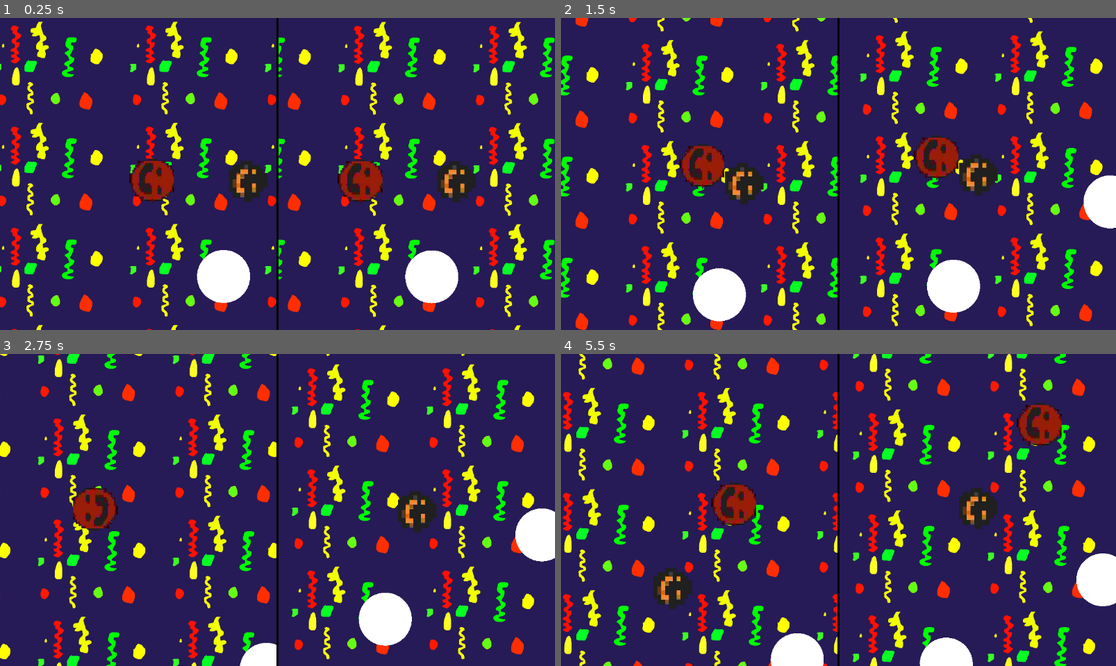
Above: before the commit, frames 1-4 (two rows, left to right).
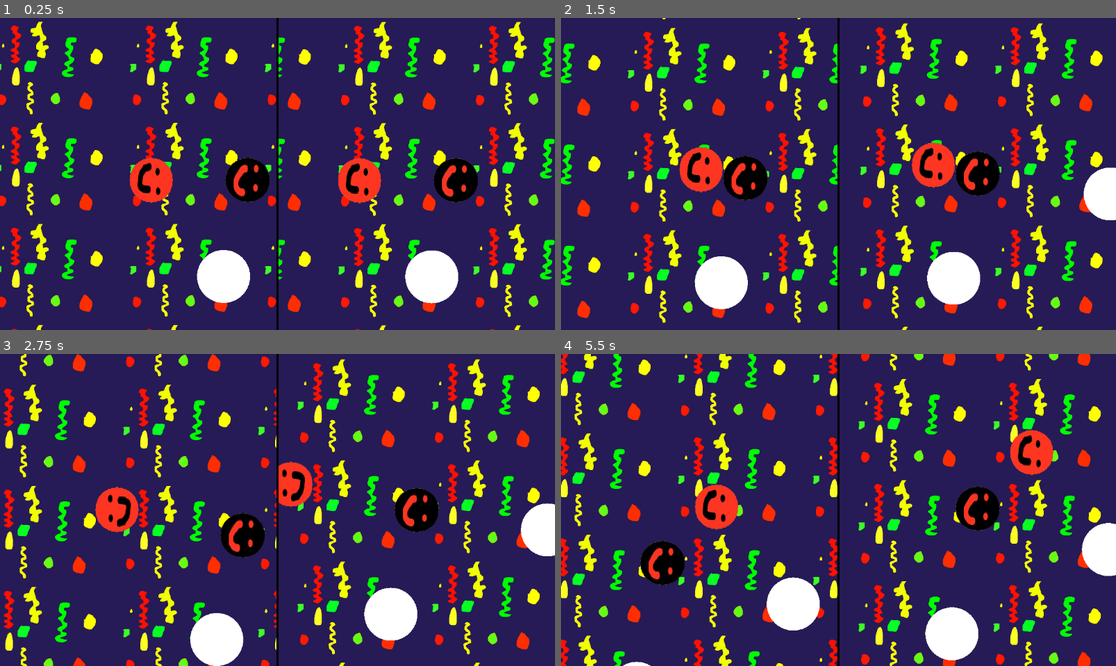
Above: after the commit, the same moments.

Repository: real-chicken-master/GDD112TempName
Game: Godot game, scene res://UI/splitscreen.tscn
Two runs of this game, one before a commit and one after it. Both use one fixed random seed, a clock stepped at 60 frames per second and the inputs below.
Inputs:
- Up to frame 1 (0.25 s): no input
- Up to frame 2 (1.5 s): hold D (right1) from 0.53 s (still down); tap Up (up2) at 0.6 s; tap W (up1) at 0.77, 0.8, 1.07, 1.35 s
- Up to frame 3 (2.75 s): tap W (up1) at 1.52, 1.82, 2.3 s; tap Up (up2) at 1.55 s; release D (right1) at 2.03 s; hold A (left1) from 2.03 s (still down); tap Down (down2) at 2.1 s
- Up to frame 4 (5.5 s): release A (left1) at 2.78 s; hold D (right1) 2.78-4.28 s; tap Left (left2) at 2.85 s; tap W (up1) at 3.02, 3.32, 3.77, 3.8, 4.07, 4.52, 4.82, 5.3 s; tap Up (up2) at 3.05, 4.35, 5.1 s; tap Right (right2) at 3.6 s; hold A (left1) 4.28-5.03 s; hold D (right1) from 5.03 s (still down)

The runs differ from the first frame. In frame 1, 3.7% of the frame differs, in the area x 23-87%, y 44-60%; in frame 2, 22%; in frame 3, 27%; in frame 4, 33%, in the area x 0-100%, y 0-100%.
Error before the commit: Parse Error: Expected expression for variable initial value after "=". (res://Minigames/bullet)

Commit message:
platfromer miniplatrofem

Diff:
--- a/Minigames/bullet hell/bullet_hell.gd
+++ b/Minigames/bullet hell/bullet_hell.gd
@@ -1,6 +1,6 @@
 extends Node2D
 
-var bullets =
+#var bullets =
 
 
 func _ready():
--- a/Minigames/platformer/platformer.tscn
+++ b/Minigames/platformer/platformer.tscn
@@ -739,48 +739,79 @@
 0:0/0/physics_layer_1/angular_velocity = 0.0
 0:0/0/physics_layer_1/polygon_0/points = PackedVector2Array(-10, 1, -9, 0, 43.8406, 100, -52.3259, 100)
 
+[sub_resource type="TileSetAtlasSource" id="TileSetAtlasSource_cwmte"]
+texture = ExtResource("1_kjxtr")
+texture_region_size = Vector2i(200, 100)
+0:0/0 = 0
+0:0/0/physics_layer_0/linear_velocity = Vector2(0, 0)
+0:0/0/physics_layer_0/angular_velocity = 0.0
+0:0/0/physics_layer_0/polygon_0/points = PackedVector2Array(-100, -100, 100, -100, 100, 100, -100, 100)
+0:0/0/physics_layer_1/linear_velocity = Vector2(0, 0)
+0:0/0/physics_layer_1/angular_velocity = 0.0
+0:1/0 = 0
+0:1/0/physics_layer_0/linear_velocity = Vector2(0, 0)
+0:1/0/physics_layer_0/angular_velocity = 0.0
+0:1/0/physics_layer_0/polygon_0/points = PackedVector2Array(-100, -100, 100, -100, 100, 100, -100, 100)
+0:1/0/physics_layer_1/linear_velocity = Vector2(0, 0)
+0:1/0/physics_layer_1/angular_velocity = 0.0
+
 [sub_resource type="TileSet" id="TileSet_ncqxv"]
 tile_size = Vector2i(200, 200)
 physics_layer_0/collision_layer = 4
 physics_layer_1/collision_layer = 8
 sources/0 = SubResource("TileSetAtlasSource_iowm3")
 sources/1 = SubResource("TileSetAtlasSource_jln4n")
+sources/2 = SubResource("TileSetAtlasSource_cwmte")
 
 [node name="platformer" type="Node2D"]
+
+[node name="spikybox" type="Node2D" parent="."]
+
+[node name="spikereal" parent="spikybox" instance=ExtResource("4_3rbv8")]
+position = Vector2(-983, -98)
+
+[node name="spikereal2" parent="spikybox" instance=ExtResource("4_3rbv8")]
+position = Vector2(-893, -500)
+rotation = 3.14159
+
+[node name="spikereal3" parent="spikybox" instance=ExtResource("4_3rbv8")]
+position = Vector2(-693, -500)
+rotation = 3.13789
+
+[node name="spikereal4" parent="spikybox" instance=ExtResource("4_3rbv8")]
+position = Vector2(-495, -495)
+rotation = 3.13789
+
+[node name="spikereal5" parent="spikybox" instance=ExtResource("4_3rbv8")]
+position = Vector2(-1380, -304)
+
+[node name="spikereal6" parent="spikybox" instance=ExtResource("4_3rbv8")]
+position = Vector2(-694, -102)
+
+[node name="spikereal7" parent="spikybox" instance=ExtResource("4_3rbv8")]
+position = Vector2(-496, -97)
+
+[node name="spikereal8" parent="spikybox" instance=ExtResource("4_3rbv8")]
+position = Vector2(-1488, -425)
+scale = Vector2(1, 0.400001)
+
+[node name="spikereal9" parent="spikybox" instance=ExtResource("4_3rbv8")]
+position = Vector2(-2082, -418)
+scale = Vector2(1, 0.160001)
+
+[node name="spikereal10" parent="spikybox" instance=ExtResource("4_3rbv8")]
+position = Vector2(-2081, -842)
+rotation = -3.13747
+scale = Vector2(1, -0.414405)
+
+[node name="spikereal11" parent="spikybox" instance=ExtResource("4_3rbv8")]
+position = Vector2(-2087, -1227)
+rotation = 3.14159
+scale = Vector2(1.12179, -0.335296)
 
 [node name="TileMap" type="TileMap" parent="."]
 position = Vector2(3, 0)
 scale = Vector2(0.993411, 1)
 tile_set = SubResource("TileSet_ncqxv")
 format = 2
-layer_0/tile_data = PackedInt32Array(65534, 0, 0, 65535, 0,  …(104 unchanged characters)…  -7, 0, 0, -196613, 0, 0, -65544, 0, 0, -196616, 0, 0, 2, 0, 0, -196612, 0, 0, -196611, 0, 0, -65545, 0, 0, -196615, 0, 0)
-
-[node name="spikybox" type="Node2D" parent="."]
-
-[node name="spikereal" parent="spikybox" instance=ExtResource("4_3rbv8")]
-position = Vector2(-894, -102)
-
-[node name="spikereal2" parent="spikybox" instance=ExtResource("4_3rbv8")]
-position = Vector2(-893, -500)
-rotation = 3.14159
-
-[node name="spikereal3" parent="spikybox" instance=ExtResource("4_3rbv8")]
-position = Vector2(-693, -500)
-rotation = 3.13789
-
-[node name="spikereal4" parent="spikybox" instance=ExtResource("4_3rbv8")]
-position = Vector2(-495, -495)
-rotation = 3.13789
-
-[node name="spikereal5" parent="spikybox" instance=ExtResource("4_3rbv8")]
-position = Vector2(-1097, -305)
-
-[node name="spikereal6" parent="spikybox" instance=ExtResource("4_3rbv8")]
-position = Vector2(-694, -102)
-
-[node name="spikereal7" parent="spikybox" instance=ExtResource("4_3rbv8")]
-position = Vector2(-496, -97)
-
-[node name="spikereal8" parent="spikybox" instance=ExtResource("4_3rbv8")]
-position = Vector2(-1486, -438)
-scale = Vector2(1, 0.400001)
+layer_0/tile_data = PackedInt32Array(65534, 0, 0, 65535, 0,  …(104 unchanged characters)…  -7, 0, 0, -196613, 0, 0, -65544, 0, 0, 2, 0, 0, -196612, 0, 0, -196611, 0, 0, -65545, 0, 0, -262153, 0, 0, -262152, 0, 0, -262151, 0, 0, -262150, 0, 0, -196614, 0, 0, -65546, 0, 0, -65547, 0, 0, -196619, 0, 0, -327691, 0, 0)
--- a/Minigames/platformer/spikereal.tscn
+++ b/Minigames/platformer/spikereal.tscn
@@ -12,6 +12,6 @@
 
 [node name="CollisionPolygon2D" type="CollisionPolygon2D" parent="."]
 position = Vector2(-4, -1)
-polygon = PackedVector2Array(2, -3, -69, 102, 80, 100)
+polygon = PackedVector2Array(2, -3, -37, 100, 44, 100)
 
 [connection signal="body_entered" from="." to="." method="_on_body_entered"]
--- a/UI/splitscreen.tscn
+++ b/UI/splitscreen.tscn
@@ -53,7 +53,7 @@
 
 [node name="SubViewport" type="SubViewport" parent="HBoxContainer/SubViewportContainer"]
 handle_input_locally = false
-size = Vector2i(574, 648)
+size = Vector2i(2, 2)
 render_target_update_mode = 4
 script = SubResource("GDScript_3ulip")
 
@@ -73,7 +73,7 @@
 
 [node name="SubViewport" type="SubViewport" parent="HBoxContainer/SubViewportContainer2"]
 handle_input_locally = false
-size = Vector2i(574, 648)
+size = Vector2i(2, 2)
 render_target_update_mode = 4
 script = SubResource("GDScript_eexgl")
 
--- a/players/player 2/player2.gd
+++ b/players/player 2/player2.gd
@@ -1,7 +1,7 @@
 extends CharacterBody2D
 
 var movemode = "topdown"
-const SPEED = 500.0
+const SPEED = 250.0
 var left = false
 var right = false
 var up = false
@@ -22,7 +22,7 @@
 		velocity.x = SPEED * direction * 1.5
 		if(is_on_floor()):
 			if Input.is_action_just_pressed("up2"):
-				velocity.y -= 1000
+				velocity.y -= 2000
 		else:
 			velocity.y += 100
 	move_and_slide()
--- a/players/player 2/player2.tscn
+++ b/players/player 2/player2.tscn
@@ -1,10 +1,10 @@
 [gd_scene load_steps=4 format=3 uid="uid://djvanbdp8c7no"]
 
 [ext_resource type="Script" path="res://players/player 2/player2.gd" id="1_q82fh"]
-[ext_resource type="Texture2D" uid="uid://bcn4bmdihu545" path="res://Texture and Mesh/lowquality-20250801__1_-removebg-preview.png" id="2_5jfry"]
+[ext_resource type="Texture2D" uid="uid://oy8a2hwomk6j" path="res://Texture and Mesh/Screenshot_2025-08-01_144913-removebg-preview.png" id="2_v4vbq"]
 
 [sub_resource type="CircleShape2D" id="CircleShape2D_2kqkd"]
-radius = 45.0
+radius = 47.0
 
 [node name="player2" type="CharacterBody2D" groups=["player", "player2"]]
 z_index = 1
@@ -13,11 +13,11 @@
 
 [node name="RemoteTransform2D" type="RemoteTransform2D" parent="."]
 
+[node name="Lowquality-202508011-removebg-preview" type="Sprite2D" parent="."]
+position = Vector2(-0.500001, 0.999997)
+scale = Vector2(0.616936, 0.374622)
+texture = ExtResource("2_v4vbq")
+region_rect = Rect2(56.5527, 50, 157.447, 237)
+
 [node name="CollisionShape2D" type="CollisionShape2D" parent="."]
-position = Vector2(1, 1)
 shape = SubResource("CircleShape2D_2kqkd")
-
-[node name="Lowquality-202508011-removebg-preview" type="Sprite2D" parent="."]
-position = Vector2(-4, -2)
-scale = Vector2(0.53629, 0.335887)
-texture = ExtResource("2_5jfry")
--- a/players/player1/player1.gd
+++ b/players/player1/player1.gd
@@ -1,7 +1,7 @@
 extends CharacterBody2D
 
 var movemode = "topdown"
-const SPEED = 500.0
+const SPEED = 250.0
 var left = false
 var right = false
 var up = false
@@ -22,9 +22,9 @@
 		velocity.x = SPEED * direction * 1.5
 		if(is_on_floor()):
 			if Input.is_action_just_pressed("up1"):
-				velocity.y -= 1000
+				velocity.y -= 2000
 		else:
-			velocity.y += 20
+			velocity.y += 100
 	move_and_slide()
 
 
--- a/players/player1/player1.tscn
+++ b/players/player1/player1.tscn
@@ -1,10 +1,10 @@
 [gd_scene load_steps=4 format=3 uid="uid://nx4ggy1h8ovm"]
 
 [ext_resource type="Script" path="res://players/player1/player1.gd" id="1_b3iya"]
-[ext_resource type="Texture2D" uid="uid://yo3cuw6rp0jp" path="res://Texture and Mesh/lowquality-20250801-removebg-preview.png" id="2_io1lt"]
+[ext_resource type="Texture2D" uid="uid://baqq4u5ghkbd2" path="res://Texture and Mesh/Screenshot_2025-08-01_144907-removebg-preview.png" id="2_dqxs7"]
 
 [sub_resource type="CircleShape2D" id="CircleShape2D_8m3wl"]
-radius = 45.0
+radius = 47.0
 
 [node name="player1" type="CharacterBody2D" groups=["player", "player1"]]
 z_index = 1
@@ -15,10 +15,11 @@
 position = Vector2(1, 0)
 
 [node name="Lowquality-20250801-removebg-preview" type="Sprite2D" parent="."]
-position = Vector2(-6, -5)
-scale = Vector2(0.579137, 0.362121)
-texture = ExtResource("2_io1lt")
+position = Vector2(-3, 5.45617e-06)
+scale = Vector2(0.604317, 0.357576)
+texture = ExtResource("2_dqxs7")
+region_rect = Rect2(71.6043, 46.466, 155.507, 258.932)
 
 [node name="CollisionShape2D" type="CollisionShape2D" parent="."]
-position = Vector2(0, -4)
 shape = SubResource("CircleShape2D_8m3wl")
+debug_color = Color(0, 0.584314, 0.788235, 0.419608)
Not shown: 1 places in Minigames/platformer/platformer.tscn that only renumber resources
Binary file added: Texture and Mesh/Screenshot_2025-08-01_144907-removebg-preview.png
Binary file added: Texture and Mesh/Screenshot_2025-08-01_144913-removebg-preview.png
